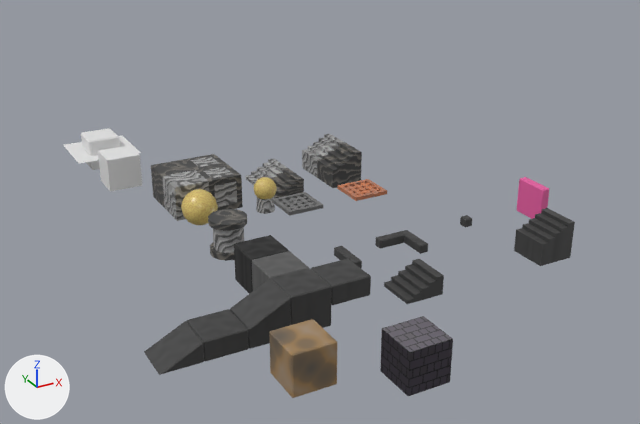
What one commit did to the Blender file Blender/worldblocks.blend.
Both versions are drawn from a camera (50 mm lens) standing at (-6.9, -27.2, 9.7) and looking at (6.0, -3.7, -2.1). The axes (+X, +Y, +Z) are drawn at lower left. The lights are the same throughout. The first picture is the older version. Objects named as collision shapes, trigger or cutter boxes, shadow casters or lower levels of detail are left out.

The first picture shows '000LowerPavementRamp', '001LowerPavementSlab', '002UpperPavementRamp', '003PavementBlock', '004PavementBlockLight', '005PavementBlockDark', '006UpperPavementSlab', '007BrickBlock', '008DirtyBlock', '009Pillar', '010AluminiumGrateFloor', '011RailingSide', '012RailingCorner', '013RailingDot', '014LowerPavementStairs', '016UpperStairs', '028UpperStairsDarkMarble', 'Plane', 'simple_block' and 12 more.
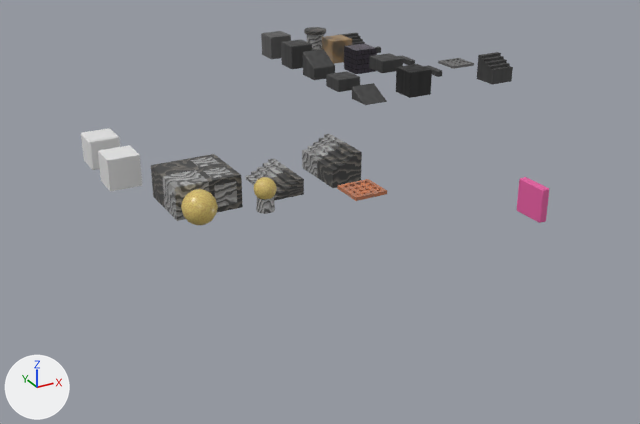
ob_spacecityblocks is not drawn itself; it is the parent of ob_plane.

Edits to the bpy script that builds the scene:
```text
Change me_cube_008:
    where me_cube_008.from_pydata(...)  # 24 vertices, 26 faces; spans x -0.5..0.5, y -0.5..0.5, z -0.5..0.489
    me_cube_008 part 2: the whole mesh is turned 90 degrees about the z axis through its middle
Change me_cube_006:
    remove me_cube_006.from_pydata(...)  # 18 vertices, 20 faces; spans x -0.478..0.5, y -0.5..0.5, z -0.5..-0.011
    add me_cube_006.from_pydata(...)  # 18 vertices, 20 faces; spans x -0.5..0.5, y -0.478..0.5, z -0.5..-0.011
    me_cube_006 part 1: the whole mesh is turned 90 degrees about the z axis through the mesh origin
Change me_cube_019:
    where me_cube_019.from_pydata(...)  # 24 vertices, 14 faces; spans x -0.5..0.5, y -0.5..0.5, z -0.5..0.0
    me_cube_019 part 3: the whole mesh is turned 90 degrees about the z axis through its middle
Change ob_006upperpavementslab:
    add ob_006upperpavementslab.parent = ob_spacecityblocks
    ob_006upperpavementslab.location: (2.0, -12.0, 0.0) -> (2.5, 2.5, 0.5)
Change ob_002upperpavementramp:
    add ob_002upperpavementramp.parent = ob_spacecityblocks
    ob_002upperpavementramp.location: (0.0, -12.0, 0.0) -> (0.5, 4.5, 0.5)
Change ob_016upperstairs:
    add ob_016upperstairs.parent = ob_spacecityblocks
    ob_016upperstairs.location: (8.0, -12.0, 0.0) -> (6.5, 0.5, 0.5)
    ob_016upperstairs.rotation_euler: (0.0, 0.0, 0.0) -> (0.0, 0.0, 1.571)  # degrees (0, 0, 0) -> degrees (0, 0, 90)
Change ob_013railingdot:
    add ob_013railingdot.parent = ob_spacecityblocks
    ob_013railingdot.location: (7.0, -10.0, 0.0) -> (4.5, 6.5, 0.5)
Change ob_012railingcorner:
    add ob_012railingcorner.parent = ob_spacecityblocks
    ob_012railingcorner.location: (5.0, -10.0, 0.0) -> (4.5, 4.5, 0.5)
Change ob_011railingside:
    add ob_011railingside.parent = ob_spacecityblocks
    ob_011railingside.location: (3.0, -10.0, 0.0) -> (4.5, 2.5, 0.5)
Change ob_009pillar:
    add ob_009pillar.parent = ob_spacecityblocks
    ob_009pillar.location: (1.0, -8.0, 0.0) -> (2.5, 8.5, 0.5)
Change ob_003pavementblock:
    add ob_003pavementblock.parent = ob_spacecityblocks
    ob_003pavementblock.location: (1.0, -12.0, 0.0) -> (0.5, 6.5, 0.5)
Change ob_001lowerpavementslab:
    add ob_001lowerpavementslab.parent = ob_spacecityblocks
    ob_001lowerpavementslab.location: (-1.0, -12.0, 0.0) -> (0.5, 2.5, 0.5)
Change ob_000lowerpavementramp:
    add ob_000lowerpavementramp.parent = ob_spacecityblocks
    ob_000lowerpavementramp.location: (-2.0, -12.0, 0.0) -> (0.5, 0.5, 0.5)
Change ob_014lowerpavementstairs:
    add ob_014lowerpavementstairs.parent = ob_spacecityblocks
    ob_014lowerpavementstairs.location: (4.0, -12.0, 0.0) -> (4.5, 8.5, 0.5)
Change ob_010aluminiumgratefloor:
    add ob_010aluminiumgratefloor.parent = ob_spacecityblocks
    ob_010aluminiumgratefloor.location: (3.0, -8.0, 0.0) -> (4.5, 0.5, 0.5)
Change ob_008dirtyblock:
    add ob_008dirtyblock.parent = ob_spacecityblocks
    ob_008dirtyblock.location: (0.0, -14.0, 0.0) -> (2.5, 6.5, 0.5)
Change ob_005pavementblockdark:
    add ob_005pavementblockdark.parent = ob_spacecityblocks
    ob_005pavementblockdark.location: (1.0, -10.0, 0.0) -> (2.5, 0.5, 0.5)
Change ob_004pavementblocklight:
    add ob_004pavementblocklight.parent = ob_spacecityblocks
    ob_004pavementblocklight.location: (1.0, -11.0, 0.0) -> (0.5, 8.5, 0.5)
Change ob_007brickblock:
    add ob_007brickblock.parent = ob_spacecityblocks
    ob_007brickblock.location: (2.0, -15.0, 0.0) -> (2.5, 4.5, 0.5)
Remove ob_plane:
    ob_plane = bpy.data.objects.new('Plane', me_plane)
Change ob_spacecityblocks:
    ob_spacecityblocks.location: (0.0, 0.0, 0.0) -> (10.0, 0.0, 0.0)
```

Pixel boxes [x1, y1, x2, y2] of what changed, in the pictures (640 x 424 px):
'007BrickBlock', moved: before [380, 316, 453, 396]; after [344, 43, 377, 74]
'008DirtyBlock', moved: before [269, 319, 337, 398]; after [322, 35, 352, 64]
'016UpperStairs', moved, turned: before [514, 208, 575, 266]; after [477, 52, 513, 84]
'002UpperPavementRamp', moved, turned: before [230, 279, 291, 349]; after [303, 49, 335, 80]
'003PavementBlock', moved: before [271, 268, 331, 328]; after [281, 40, 312, 69]
'001LowerPavementSlab', moved: before [187, 309, 249, 362]; after [326, 71, 360, 92]
'000LowerPavementRamp', moved, turned: before [144, 321, 204, 375]; after [352, 83, 387, 105]
'005PavementBlockDark', moved: before [234, 235, 289, 294]; after [396, 64, 432, 98]
'006UpperPavementSlab', moved: before [311, 259, 371, 305]; after [369, 53, 403, 73]
'009Pillar', moved: before [208, 209, 247, 261]; after [304, 27, 326, 50]
'014LowerPavementStairs', moved, turned: before [384, 259, 444, 304]; after [340, 33, 365, 45]
'004PavementBlockLight', moved: before [252, 251, 309, 291]; after [261, 31, 291, 59]
'010AluminiumGrateFloor', moved: before [272, 192, 323, 216]; after [438, 58, 474, 69]
'012RailingCorner', moved: before [375, 230, 428, 254]; after [398, 55, 415, 65]
'Plane', deleted: before [63, 135, 141, 163]
'011RailingSide', moved: before [334, 246, 362, 268]; after [424, 65, 442, 77]
'013RailingDot', moved: before [460, 215, 472, 227]; after [375, 46, 381, 53]
